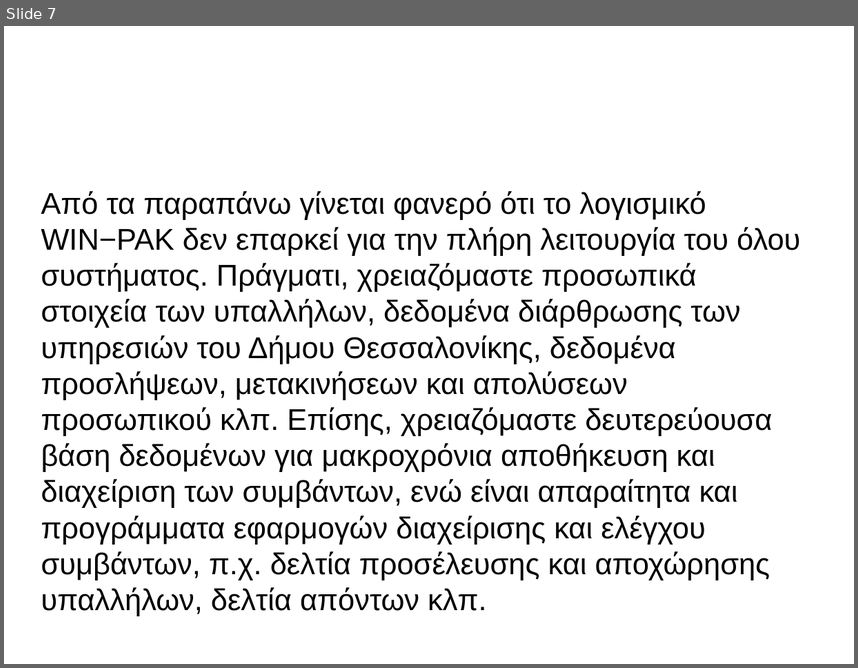
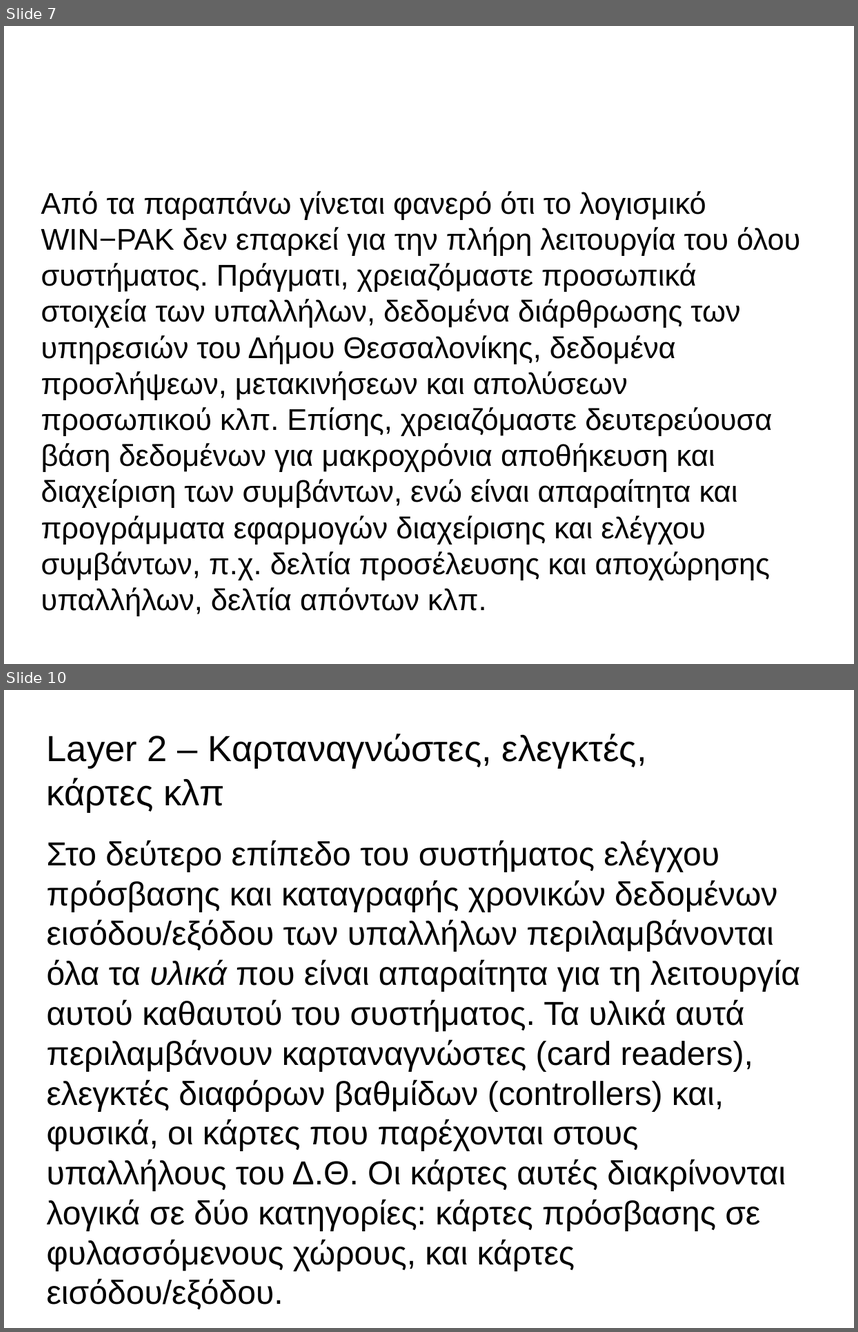
Before and after one commit to panos1962/letrak, a slide deck: misc/isagogi.odp. Shown one above the other, each under a label of ours: slide 7 before the commit, slides 7 and 10 after it; the slides between them are not shown. The pictures are 858x668 and 858x1332 pixels, drawn with LibreOffice and Linux fonts; fonts in the diff are those of the drawing; background and template pictures are left out. Boxes give left, top, right and bottom in pixels: in the first picture for what was removed or moved away, otherwise in the second. Text is boxed around its words. In the diff, an @@ line names an element or a change of style, - is before the commit and + after.

```diff
--- a/misc/isagogi.odp
+++ b/misc/isagogi.odp
@@ slide 10 added at <box>4,690,854,1328</box>, background picture (left out) @@
@@ title added at <box>47,733,647,812</box>, 33.9 pt, text #000000 @@
+Layer 2 ‒ Καρταναγνώστες, ελεγκτές, κάρτες κλπ
@@ subtitle added at <box>47,840,800,1309</box>, 31 pt, text #000000 @@
+Στο δεύτερο επίπεδο του συστήματος ελέγχου πρόσβασης και καταγραφής χρονικών δεδομένων εισόδου/εξόδου των υπαλλήλων περιλαμβάνονται όλα τα υλικά που είναι απαραίτητα για τη λειτουργία αυτού καθαυτού του συστήματος. Τα υλικά αυτά περιλαμβάνουν καρταναγνώστες (card readers), ελεγκτές διαφόρων βαθμίδων (controllers) και, φυσικά, οι κάρτες που παρέχονται στους υπαλλήλους του Δ.Θ. Οι κάρτες αυτές διακρίνονται λογικά σε δύο κατηγορίες: κάρτες πρόσβασης σε φυλασσόμενους χώρους, και κάρτες εισόδου/εξόδου.
```
Also in this commit, not shown: 2 slides changed, 3 other slides added.
